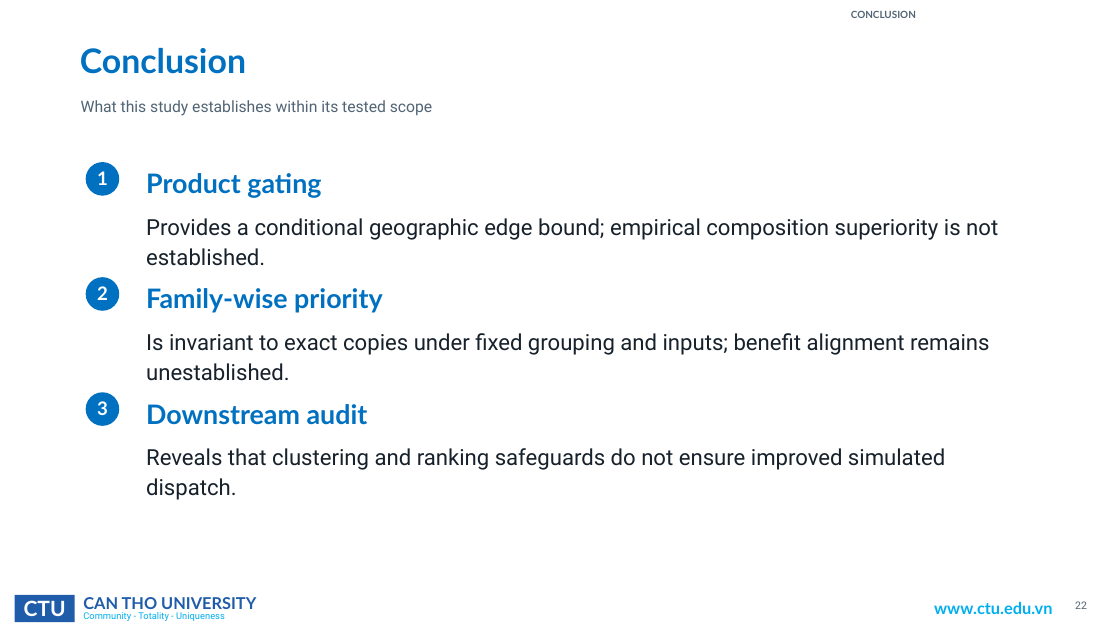
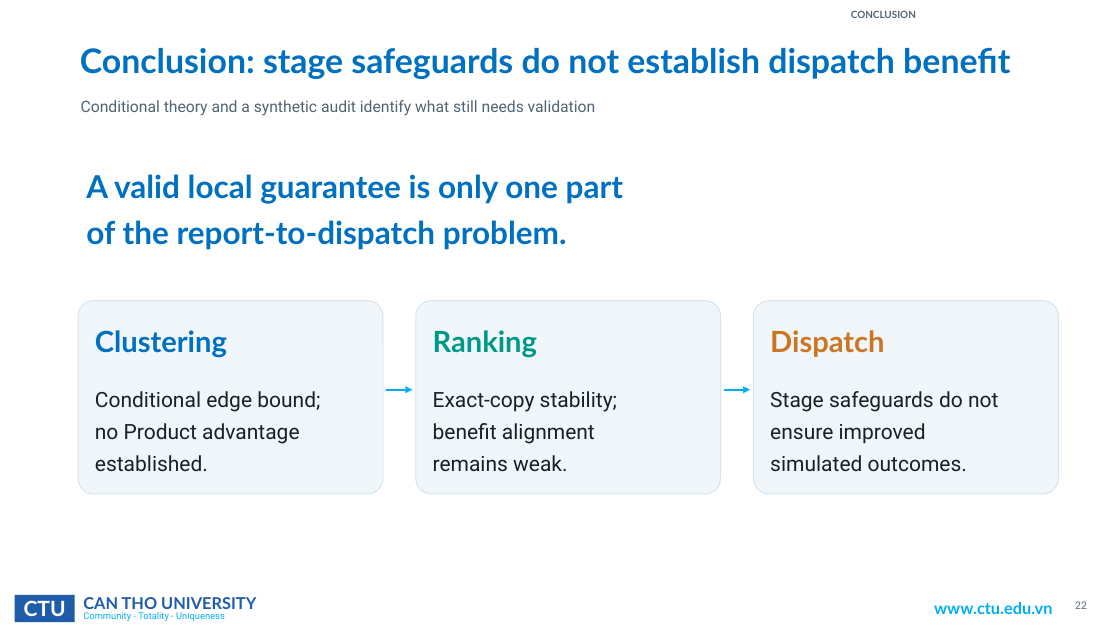
Before and after one commit to ngthtrong/nckh2, a slide deck: slide 22 of ISDS/ISDS2026_Paper_6444_Conference_Deck.pptx. Drawn at 1120x630 pixels with LibreOffice and Linux fonts; fonts in the diff are those of the drawing; background and template pictures are left out. Boxes give left, top, right and bottom in pixels: in the first picture for what was removed or moved away, otherwise in the second. Text is boxed around its words. In the diff, an @@ line names an element or a change of style, - is before the commit and + after.

Commit message:
update report

```diff
--- a/ISDS/ISDS2026_Paper_6444_Conference_Deck.pptx
+++ b/ISDS/ISDS2026_Paper_6444_Conference_Deck.pptx
@@ text at (x1=80, y1=47, x2=1010, y2=79): text changed @@
-Conclusion
+Conclusion: stage safeguards do not establish dispatch benefit
@@ text at (x1=81, y1=100, x2=596, y2=116): text changed @@
-What this study establishes within its tested scope
+Conditional theory and a synthetic audit identify what still needs validation
@@ ellipse removed at (x1=86, y1=162, x2=119, y2=196) @@
@@ text added at (x1=86, y1=174, x2=623, y2=250), 27 pt, text #0070C0, bold @@
+A valid local guarantee is only one part
+of the report-to-dispatch problem.
@@ text removed at (x1=97, y1=171, x2=108, y2=185) @@
-1
@@ text removed at (x1=146, y1=173, x2=321, y2=198) @@
-Product gating
@@ ellipse removed at (x1=86, y1=277, x2=119, y2=311) @@
@@ text removed at (x1=97, y1=286, x2=108, y2=300) @@
-2
@@ rounded rectangle added at (x1=78, y1=301, x2=383, y2=494), fill #F0F6FA, outline #D6E3EC 0.8 pt @@
@@ rounded rectangle added at (x1=416, y1=301, x2=721, y2=494), fill #F0F6FA, outline #D6E3EC 0.8 pt @@
@@ rounded rectangle added at (x1=754, y1=301, x2=1059, y2=494), fill #F0F6FA, outline #D6E3EC 0.8 pt @@
@@ text added at (x1=95, y1=330, x2=227, y2=358), 25 pt, text #0070C0, bold @@
+Clustering
@@ text at (x1=433, y1=330, x2=537, y2=358): text changed; size 23 to 25 pt; text colour #0070C0 to #009988 @@
-Family-wise priority
+Ranking
@@ text added at (x1=770, y1=330, x2=884, y2=357), 25 pt, text #C97724, bold @@
+Dispatch
@@ ellipse removed at (x1=86, y1=392, x2=119, y2=426) @@
@@ text at (x1=95, y1=391, x2=320, y2=471): text changed; size 19 to 18 pt @@
-Provides a conditional geographic edge bound; empirical composition superiority is not established.
+Conditional edge bound;
+no Product advantage
+established.
@@ text removed at (x1=97, y1=401, x2=108, y2=415) @@
-3
@@ text removed at (x1=146, y1=404, x2=368, y2=425) @@
-Downstream audit
@@ arrow added from (386, 390) to (413, 390), #00AFEF 2 pt @@
@@ text at (x1=433, y1=391, x2=617, y2=471): text changed; size 19 to 18 pt @@
-Is invariant to exact copies under fixed grouping and inputs; benefit alignment remains unestablished.
+Exact-copy stability;
+benefit alignment
+remains weak.
@@ arrow added from (724, 390) to (750, 390), #00AFEF 2 pt @@
@@ text at (x1=770, y1=391, x2=998, y2=471): text changed; size 19 to 18 pt @@
-Reveals that clustering and ranking safeguards do not ensure improved simulated dispatch.
+Stage safeguards do not
+ensure improved
+simulated outcomes.
```
Also in this commit, not shown: 14 other slides changed, 1 slide added, 1 slide removed, 51 other files.
